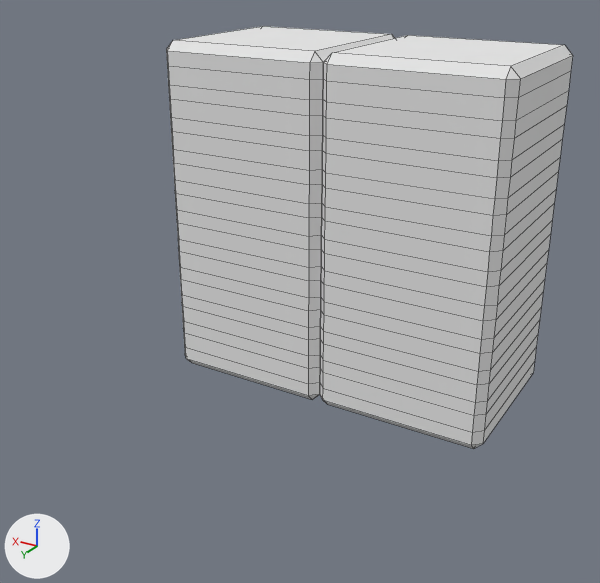
What one commit did to the Blender file Armature/Modifier/ModifierArmature.blend.
One viewpoint serves both versions: a 50 mm camera at (-3.19, 8.33, 5.07) aimed at (1.05, 1.26, 1.54). Arrows for +X, +Y and +Z are at lower left; the lights stay in place. Mesh edges are drawn as thin lines.
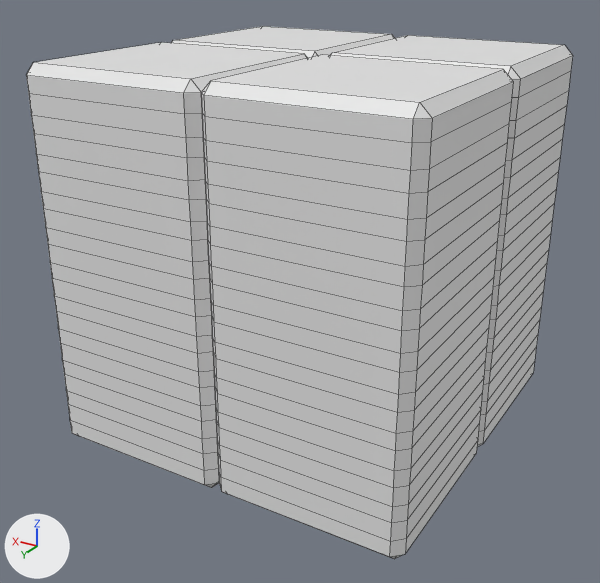
Patch to the scene script:
```diff
--- a/Armature/Modifier/ModifierArmature.blend.py
+++ b/Armature/Modifier/ModifierArmature.blend.py
@@ ob_cube @@
 _m = ob_cube.modifiers.new('Array', 'ARRAY')
 _m.merge_threshold = 0.35
+_m = ob_cube.modifiers.new('Mirror', 'MIRROR')
+_m.use_axis = (False, True, False)
+_m.mirror_object = ob_empty
@@ ob_empty @@
+ob_empty = bpy.data.objects.new('Empty', None)
+ob_empty.location = (0.0, 1.0, 0.0)
```

What differs and where, as boxes (x1, y1, x2, y2) in the pictures (600 x 583 px):
'Cube', modifiers changed (34% wider, 26% taller): before (166, 26, 573, 449); after (26, 26, 573, 559)
